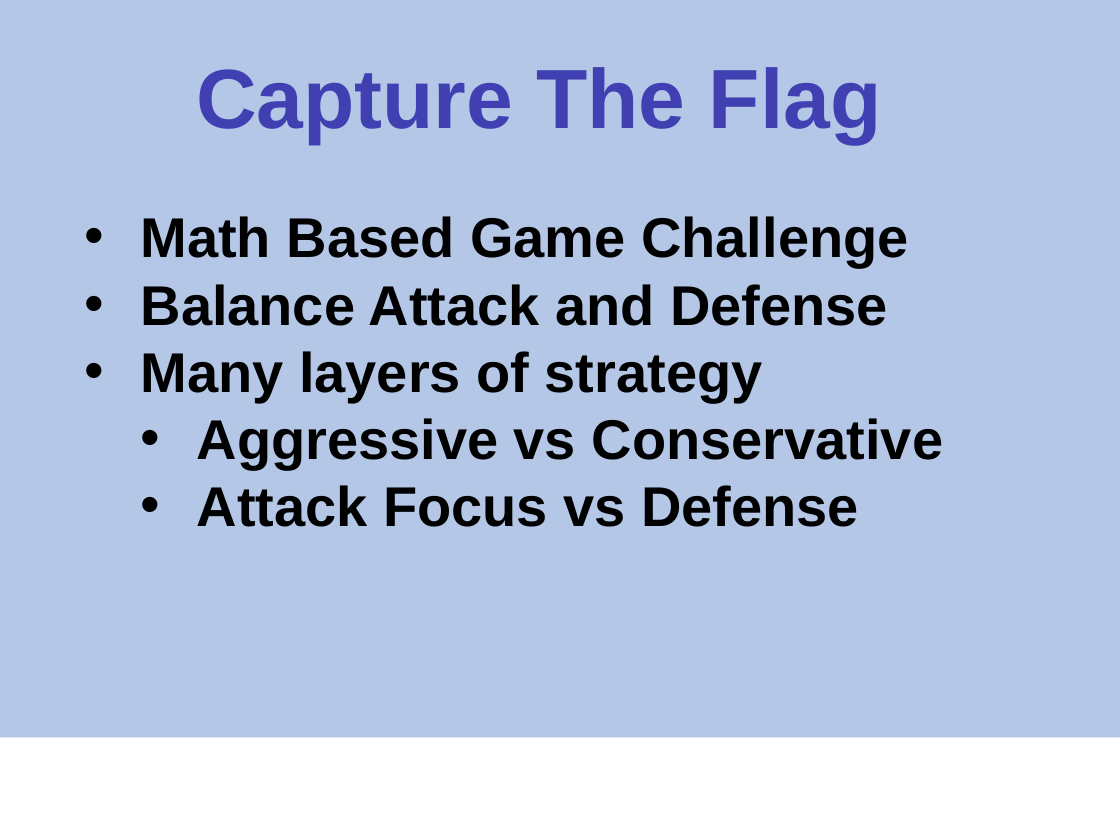
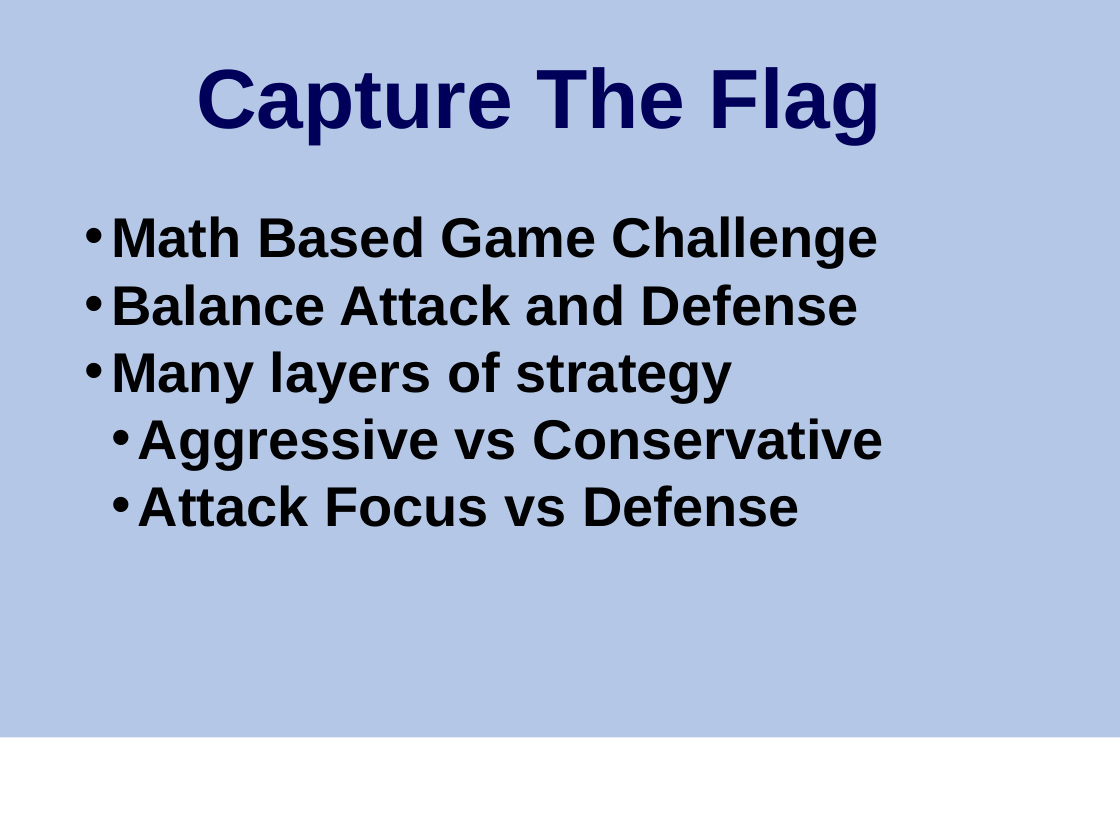
Before and after one commit to toh5148/psh_sp16_cmpsc488_flaggers, a slide deck: slide 21 of Presentation Materials/Capstone Presentation.pptx (slide 17 before the commit). Drawn at 1120x840 pixels with LibreOffice and Linux fonts; fonts in the diff are those of the drawing; background and template pictures are left out. Boxes give left, top, right and bottom in pixels: in the first picture for what was removed or moved away, otherwise in the second. Text is boxed around its words. In the diff, an @@ line names an element or a change of style, - is before the commit and + after.

```diff
--- a/Presentation Materials/Capstone Presentation.pptx
+++ b/Presentation Materials/Capstone Presentation.pptx
@@ text "Capture The Flag" at (196,67,881,143): text colour gradient #00005B to #4040B3 to #EFEFF7 to #00005A @@
@@ text "Math Based Game Challenge" at (111,216,885,527): indent changed @@
```
Also in this commit, not shown: 11 other slides changed, 5 slides added, 1 slide removed.
